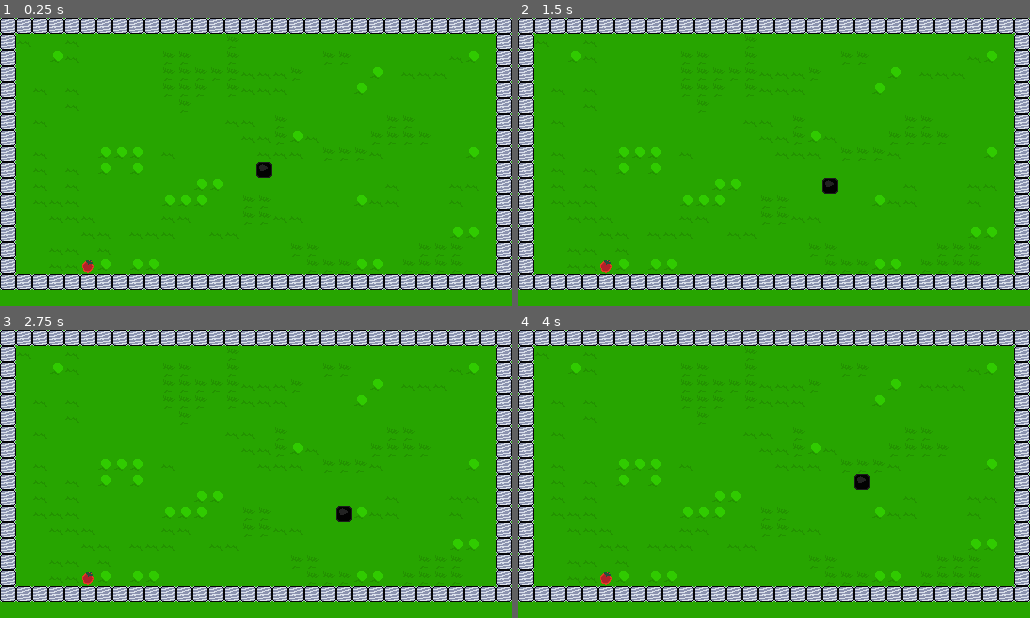
Above: before the commit, frames 1-4 (two rows, left to right).
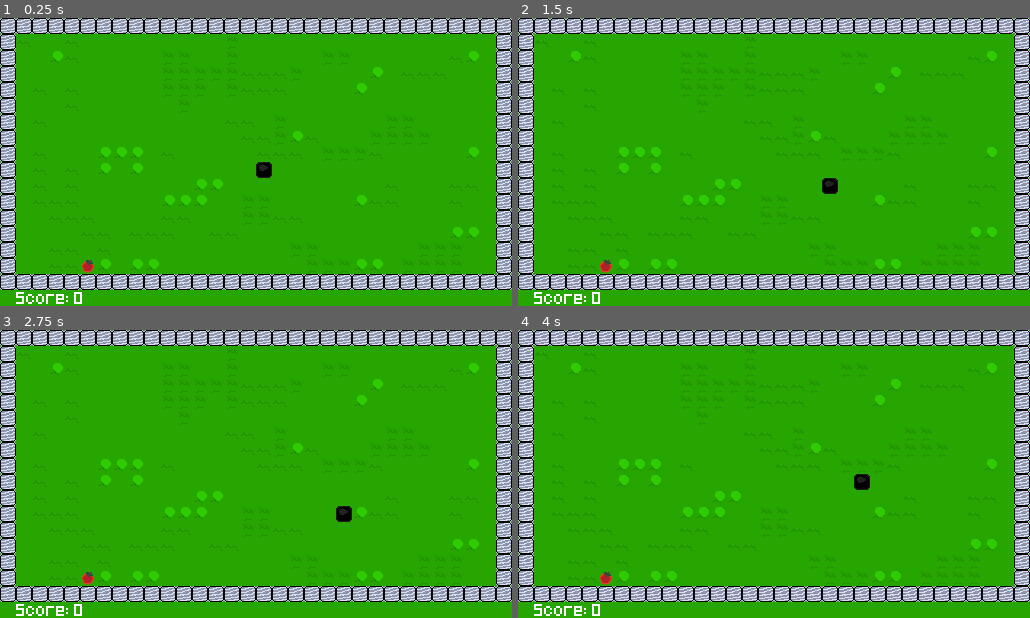
Above: after the commit, the same moments.

Repository: MuDotGen/SnakeFromMemory
Game: Godot game, scene res://scenes/World.tscn
The game is run twice, just before and just after one commit, with the same random seed, the same clock (stepped at 60 frames per second) and the same inputs.
Inputs:
- Up to frame 1 (0.25 s): no input
- Up to frame 2 (1.5 s): tap Enter at 0.5 s; hold Right (ui_right) 0.53-1.28 s; hold Down (ui_down) from 1.28 s (still down)
- Up to frame 3 (2.75 s): release Down (ui_down) at 2.03 s; hold Right (ui_right) from 2.03 s (still down)
- Up to frame 4 (4 s): tap Space at 2.75 s; release Right (ui_right) at 2.78 s; hold Up (ui_up) 2.78-3.53 s; hold Left (ui_left) from 3.53 s (still down)

The runs differ from the first frame. In frame 1, 0.2% of the frame differs, in the area x 3-17%, y 95-100%; in frame 2, 0.2%; in frame 3, 0.2%; in frame 4, 0.2%.

Commit message:
Add Score Label

Diff:
--- a/Project/scenes/Level.tscn
+++ b/Project/scenes/Level.tscn
@@ -1,18 +1,20 @@
-[gd_scene load_steps=6 format=3 uid="uid://mot4qbaqw5s8"]
+[gd_scene load_steps=7 format=3 uid="uid://mot4qbaqw5s8"]
 
 [ext_resource type="Script" path="res://scripts/Level.gd" id="1_ao5cn"]
 [ext_resource type="PackedScene" uid="uid://bpa2scx4uyu2g" path="res://scenes/Player.tscn" id="2_cgxcg"]
 [ext_resource type="PackedScene" uid="uid://2dw5571vbvvd" path="res://scenes/Food.tscn" id="2_nyvoh"]
 [ext_resource type="PackedScene" uid="uid://b66su586ebhn7" path="res://scenes/Obstacle.tscn" id="4_y3j4x"]
 [ext_resource type="TileSet" uid="uid://bmr55ic70xgyr" path="res://tilemaps/level_tilemap.tres" id="5_7j0dt"]
+[ext_resource type="FontFile" uid="uid://cfp18ahdnyaei" path="res://fonts/Pixeled.ttf" id="6_4nrkc"]
 
-[node name="Level" type="Node2D" node_paths=PackedStringArray("player_node", "obstacles_node", "foods_node")]
+[node name="Level" type="Node2D" node_paths=PackedStringArray("player_node", "obstacles_node", "foods_node", "score_label")]
 script = ExtResource("1_ao5cn")
 player_node = NodePath("Player")
 obstacle_scene = ExtResource("4_y3j4x")
 obstacles_node = NodePath("Obstacles")
 food_scene = ExtResource("2_nyvoh")
 foods_node = NodePath("Foods")
+score_label = NodePath("ScoreLabel")
 
 [node name="TileMap" type="TileMap" parent="."]
 tile_set = ExtResource("5_7j0dt")
@@ -21,8 +23,16 @@
 layer_0/tile_data = PackedInt32Array(0, 6, 0, 65536, 6, 0, 131072, 6, 0, 196608, 6, 0, 262144, 6, 0, 327680, 6, 0, 3932 …(8475 unchanged characters)…
 
 [node name="Player" parent="." instance=ExtResource("2_cgxcg")]
-current_direction = Vector2i(0, 1)
 
 [node name="Foods" type="Node" parent="."]
 
 [node name="Obstacles" type="Node" parent="."]
+
+[node name="ScoreLabel" type="Label" parent="."]
+offset_left = 16.0
+offset_top = 264.0
+offset_right = 165.0
+offset_bottom = 292.0
+theme_override_fonts/font = ExtResource("6_4nrkc")
+theme_override_font_sizes/font_size = 10
+text = "Score: 1"
--- a/Project/scripts/Level.gd
+++ b/Project/scripts/Level.gd
@@ -11,10 +11,17 @@
 @export var food_scene: PackedScene = null
 @export var foods_node: Node = null
 
+# Score
+@export var score_label: Label = null
+
 const X_OPEN_RANGE: Vector2i = Vector2i(1, GridUtility.NUM_COLUMNS - 2)
 const Y_OPEN_RANGE: Vector2i = Vector2i(1, GridUtility.NUM_ROWS - 3)
 
 var food_spawn_timer: Timer
+var score: int = 0 :
+	set(value):
+		score = value
+		_update_score()
 
 func _ready() -> void:
 	food_spawn_timer = Timer.new()
@@ -29,10 +36,14 @@
 		obstacles_node = $Obstacles as Node2D  # Fallback if not set in the editor
 	if not player_node:
 		player_node = $Player as Player  # Fallback if not set in the editor
+	if not score_label:
+		score_label = $ScoreLabel as Label  # Fallback if not set in the editor
 
 func reset_level() -> void:
 	# Reset the player
 	print("Resetting Level")
+	score = 0
+
 	if obstacles_node:
 		_setup_boundary()
 
@@ -78,8 +89,13 @@
 	_instantiate_food(_get_random_position())
 
 func _on_food_eaten() -> void:
+	score += 1
 	food_spawn_timer.wait_time = 1
 	#food_spawn_timer.timeout.connect(_spawn_food_random_position)
 	food_spawn_timer.start()
 	await food_spawn_timer.timeout
 	_spawn_food_random_position()
+
+func _update_score() -> void:
+	if score_label:
+		score_label.text = "Score: " + str(score)
